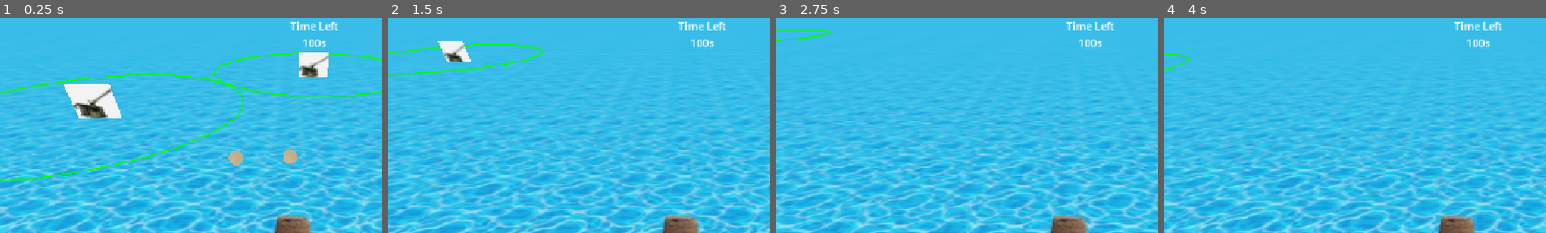
Above: before the commit, frames 1-4 (left to right).
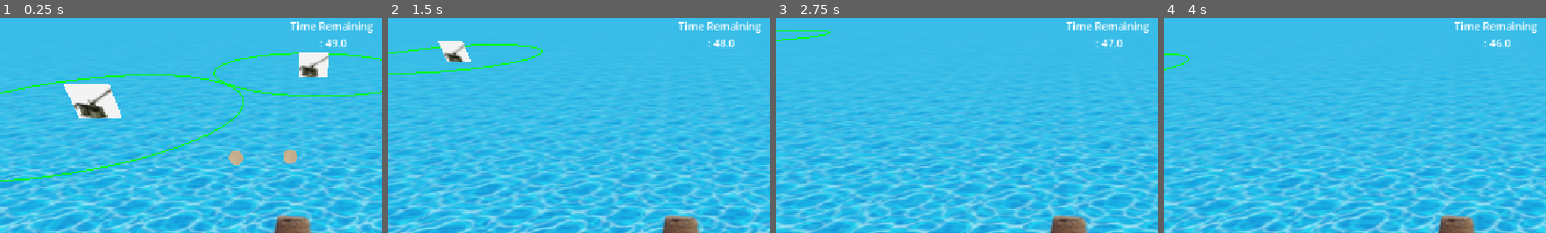
Above: after the commit, the same moments.

Repository: EssithAbertay/islands-game-jam
Game: Godot game, scene res://Scenes/enviroment.tscn
The game is run twice, just before and just after one commit, with the same random seed, the same clock (stepped at 60 frames per second) and the same inputs.
Inputs (mouse positions are % of the whole screen's width and height, from its top left):
- Up to frame 1 (0.25 s): no input
- Up to frame 2 (1.5 s): tap Enter at 0.5 s; move the mouse to (72, 45) at 0.52 s; press the mouse at (72, 45) at 0.53 s; hold D (move_right) 0.53-1.28 s; move the mouse to (30, 55) at 1.27 s; release the mouse at (30, 55) at 1.28 s; hold S (move_back) from 1.28 s (still down); click (30, 55) at 1.35 s
- Up to frame 3 (2.75 s): move the mouse to (60, 28) at 2.02 s; release S (move_back) at 2.03 s; press the mouse at (60, 28) at 2.03 s; hold D (move_right) from 2.03 s (still down)
- Up to frame 4 (4 s): move the mouse to (45, 70) at 2.77 s; release D (move_right) at 2.78 s; release the mouse at (45, 70) at 2.78 s; hold W (move_forward) 2.78-3.53 s; click (45, 70) at 2.85 s; move the mouse to (80, 65) at 3.52 s; press the mouse at (80, 65) at 3.53 s; hold A (move_left) from 3.53 s (still down)
The pictures show only the part of the screen within x 12-62%, y 0-50%; the shares and areas given below are measured in that part.

The runs differ from the first frame. In frame 1, 0.7% of the frame differs, in the area x 79-98%, y 1-15%; in frame 2, 0.7%; in frame 3, 0.6%; in frame 4, 0.7%.

Commit message:
Particles

Diff:
--- a/Scenes/hole_player.tscn
+++ b/Scenes/hole_player.tscn
@@ -4,6 +4,7 @@
 [ext_resource type="PackedScene" uid="uid://dqnt87eqnh8k0" path="res://Scenes/player/turret.tscn" id="2_aa4id"]
 [ext_resource type="Texture2D" uid="uid://kc3pwoy434if" path="res://Assets/sand.jpg" id="3_aa4id"]
 [ext_resource type="Texture2D" uid="uid://bs8llvuh6l1sn" path="res://Assets/castle8.png" id="3_sa8fd"]
+[ext_resource type="Texture2D" uid="uid://nwjww3lcpg1m" path="res://Assets/919bae7e.png" id="5_vv0c0"]
 
 [sub_resource type="SphereShape3D" id="SphereShape3D_o2h2n"]
 
@@ -14,6 +15,32 @@
 disable_ambient_light = true
 albedo_texture = ExtResource("3_aa4id")
 disable_receive_shadows = true
+
+[sub_resource type="StandardMaterial3D" id="StandardMaterial3D_c7g5q"]
+albedo_texture = ExtResource("3_aa4id")
+
+[sub_resource type="SphereMesh" id="SphereMesh_vhuk2"]
+material = SubResource("StandardMaterial3D_c7g5q")
+radius = 0.125
+height = 0.25
+radial_segments = 16
+
+[sub_resource type="StandardMaterial3D" id="StandardMaterial3D_vs0nv"]
+blend_mode = 1
+shading_mode = 0
+vertex_color_use_as_albedo = true
+albedo_texture = ExtResource("5_vv0c0")
+
+[sub_resource type="CylinderMesh" id="CylinderMesh_o2h2n"]
+material = SubResource("StandardMaterial3D_vs0nv")
+top_radius = 0.1
+bottom_radius = 0.1
+radial_segments = 16
+rings = 3
+
+[sub_resource type="Gradient" id="Gradient_rvhdk"]
+offsets = PackedFloat32Array(0, 0.5100671, 1)
+colors = PackedColorArray(1, 0.44313726, 0.7372549, 1, 0.5827933, 0.916375, 0.9999997, 1, 0.20784314, 1, 0, 1)
 
 [node name="HolePlayer" type="CharacterBody3D" unique_id=391892986 groups=["player"]]
 collision_layer = 3
@@ -44,4 +71,46 @@
 [node name="Camera3D" type="Camera3D" parent="." unique_id=424201931]
 transform = Transform3D(1, 0, 0, 0, 0.760406, 0.649448, 0, -0.649448, 0.760406, 0, 8.91, 10)
 
+[node name="CPUParticles3D" type="CPUParticles3D" parent="." unique_id=1015595378]
+transform = Transform3D(1, 0, 0, 0, 1, 0, 0, 0, 1, 0, -1.5, 0)
+emitting = false
+amount = 32
+lifetime = 0.45
+speed_scale = 3.61
+mesh = SubResource("SphereMesh_vhuk2")
+emission_shape = 3
+emission_box_extents = Vector3(2, 1, 1)
+spread = 180.0
+initial_velocity_min = 1.0
+initial_velocity_max = 2.0
+angular_velocity_min = 200.0
+angular_velocity_max = 200.0
+linear_accel_min = -7.09
+linear_accel_max = -3.45
+tangential_accel_min = 14.1
+tangential_accel_max = 32.54
+scale_amount_min = 0.0
+scale_amount_max = 5.0
+
+[node name="CPUParticles3D_level" type="CPUParticles3D" parent="." unique_id=840238761]
+transform = Transform3D(1, 0, 0, 0, 1, 0, 0, 0, 1, 0, 0, -4)
+cast_shadow = 0
+emitting = false
+amount = 10
+lifetime = 0.15000000000000002
+speed_scale = 3.63
+draw_order = 2
+mesh = SubResource("CylinderMesh_o2h2n")
+emission_shape = 1
+emission_sphere_radius = 2.51
+emission_colors = PackedColorArray(1, 1, 1, 1, 0.32941177, 1, 0.32941177, 1, 0.9308908, 0, 0.4413265, 1)
+direction = Vector3(0, 1, 0)
+spread = 24.5
+initial_velocity_max = 92.9
+linear_accel_min = 78.85
+linear_accel_max = 102.25
+scale_amount_min = 0.0
+color_ramp = SubResource("Gradient_rvhdk")
+hue_variation_max = 1.0
+
 [connection signal="area_entered" from="CollectionArea" to="." method="_on_collection_area_area_entered"]
--- a/Scripts/hole_player_s.gd
+++ b/Scripts/hole_player_s.gd
@@ -14,7 +14,7 @@
 @export var stage_count: int = 20
 @export var xp: int = 0
 @export var level_thresholds: Array[int] = [0, 10, 30, 70, 150, 300, 600, 1200, 2500, 5000]
-
+@export var tex_array: Array[Texture2D] = [load("res://Assets/castle8.png"), load("res://Assets/castle7.png"), load("res://Assets/castle9.png"), load("res://Assets/castle6.png"), load("res://Assets/castle10.png")]
 
 enum Mode {ATTACK, DEFEND}
 var mode: Mode = Mode.ATTACK
@@ -31,6 +31,10 @@
 
 @onready var cam = $Camera3D
 @onready var ocean: Sprite3D = $"../Sprite3D"
+
+func _ready() -> void:
+	if tex_array.size() > 0:
+		$Sprite3D.texture = tex_array[0]
 
 func _input(event: InputEvent) -> void:
 	if event.is_action_pressed("left_mouse") and mode == Mode.DEFEND:
@@ -58,9 +62,11 @@
 		if (scale_up_timer <= scale_up_timer_max):
 			new_scale = scale * scale_rate
 			scale = new_scale + (scale - new_scale) * scale_up_timer
+			$CPUParticles3D_level.emitting = true;
 		else:
 			scale_up_timer = 0
 			scaling = false
+			$CPUParticles3D_level.emitting = false;
 
 	  	# swapping
 
@@ -99,7 +105,8 @@
 			scaling = true
 			current_stage += 1
 			if current_stage % 2 == 0:
-				$Sprite3D.texture = load("res://Assets/castle6.png")
+				$Sprite3D.texture = tex_array[current_stage/2]
+				#$Sprite3D.texture = load("res://Assets/castle6.png")
 
 
 func _physics_process(delta):
@@ -136,4 +143,4 @@
 	level_r.get_node("Label").text = "Size Level: "+str(current_stage)
 	sand_r.get_node("Label").text = "Sand: " + str(GameState.player_score)
 	mode_r.get_node("Label").text = "ATTACK" if mode==Mode.ATTACK else "DEFENCE"
-	# time_r.get_node("Label").text = "Time Remaining \n: " + str(floor(attackModeTimer - attackModeTimerRemaining))
+	time_r.get_node("Label").text = "Time Remaining \n: " + str(floor(attackModeTimer - attackModeTimerRemaining))
Binary file added: Assets/renn.png
Not shown, added: Assets/renn.png.import
